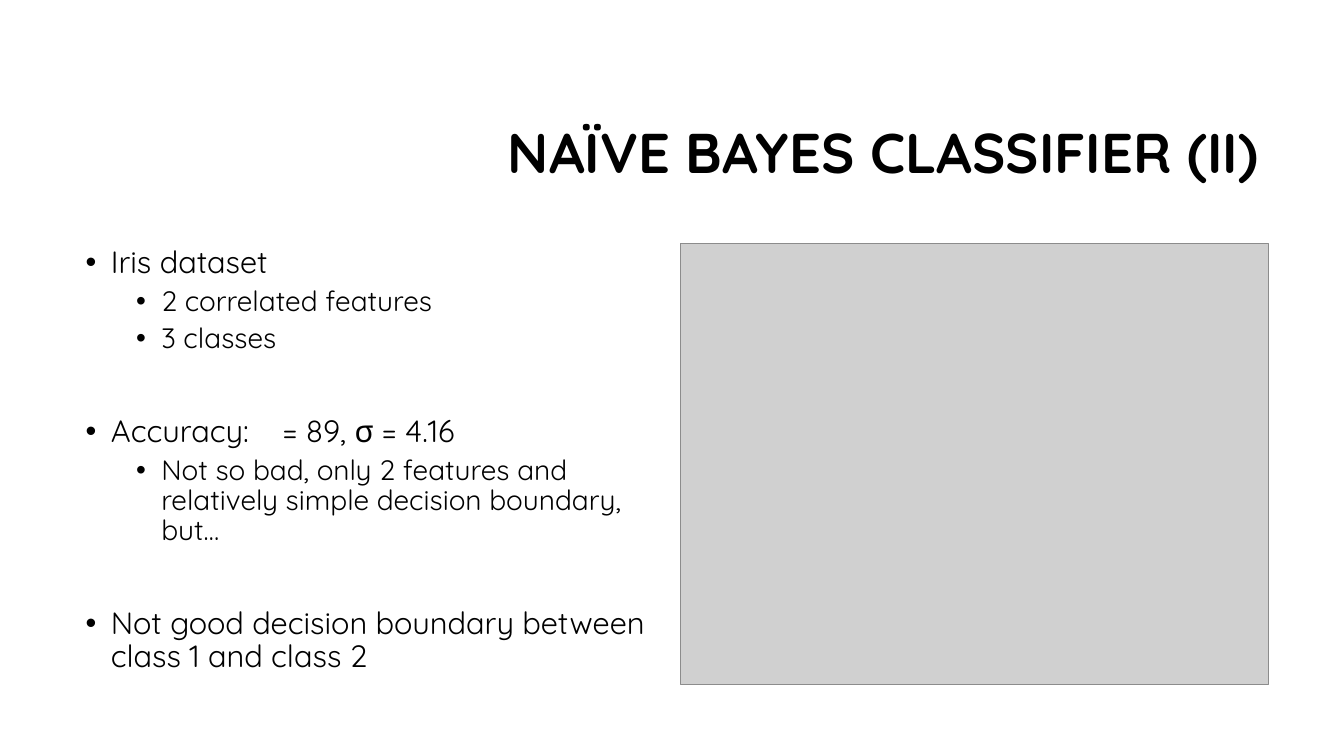
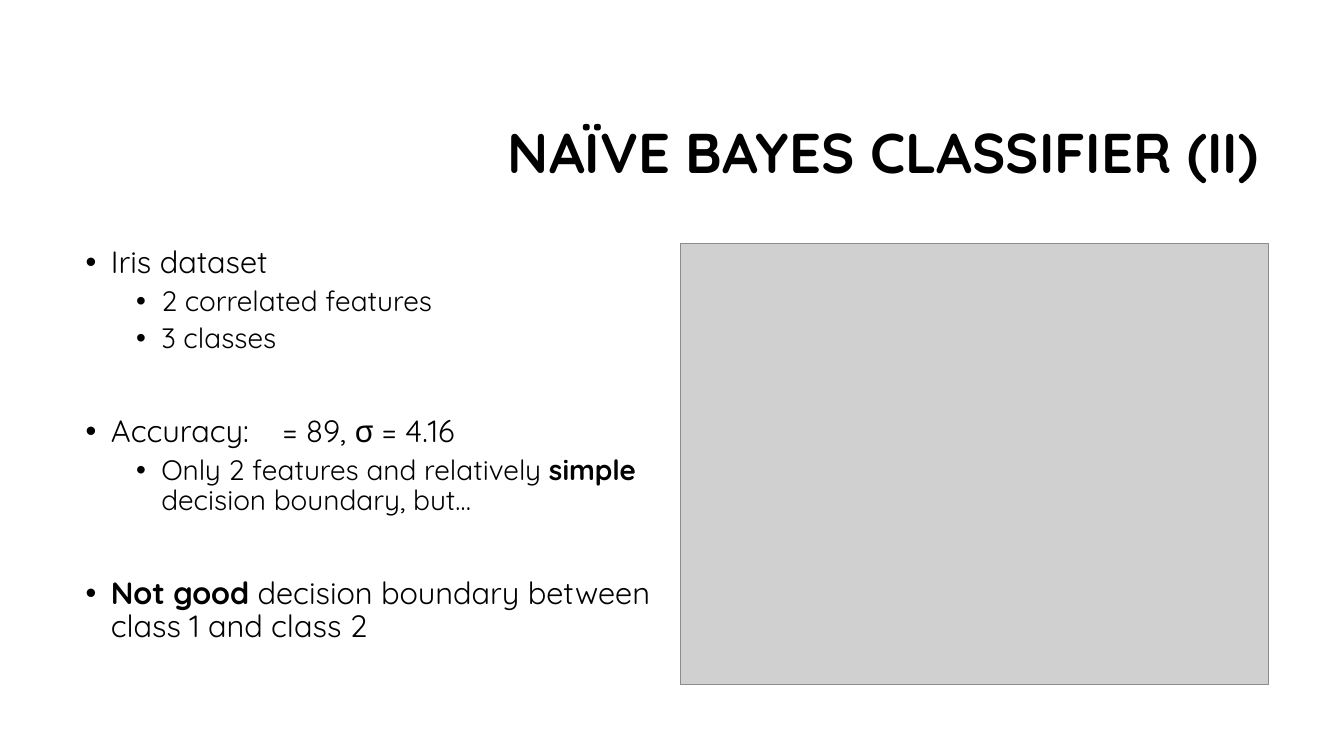
Before and after one commit to franco-ruggeri/ML, a slide deck: slide 3 of Lab 3/Lab 3 - presentation.pptx. Drawn at 1344x756 pixels with LibreOffice and Linux fonts; fonts in the diff are those of the drawing; grey boxes stand for pictures; background and template pictures are left out. Boxes give left, top, right and bottom in pixels: in the first picture for what was removed or moved away, otherwise in the second. Text is boxed around its words. In the diff, an @@ line names an element or a change of style, - is before the commit and + after.

Commit message:
complete presentation

```diff
--- a/Lab 3/Lab 3 - presentation.pptx
+++ b/Lab 3/Lab 3 - presentation.pptx
@@ text at (161,459,636,516): text changed @@
-  • Not so bad, only 2 features and relatively simple decision boundary, but…
+  • Only 2 features and relatively simple decision boundary, but…
@@ text at (111,581,650,638): bold on in "Not good" @@
```
Also in this commit, not shown: 2 other slides changed, 7 slides added, 10 slides removed, 5 other files.
